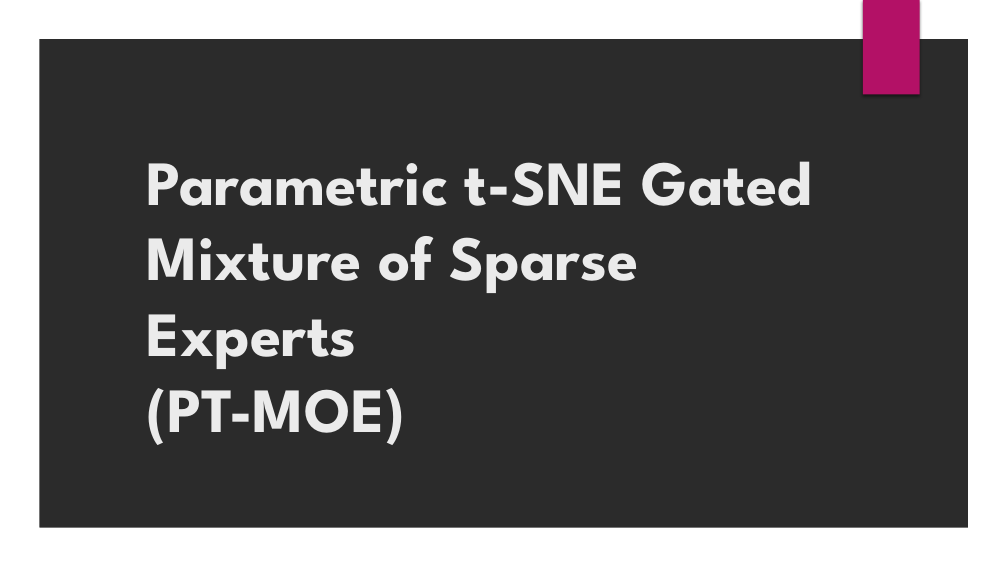
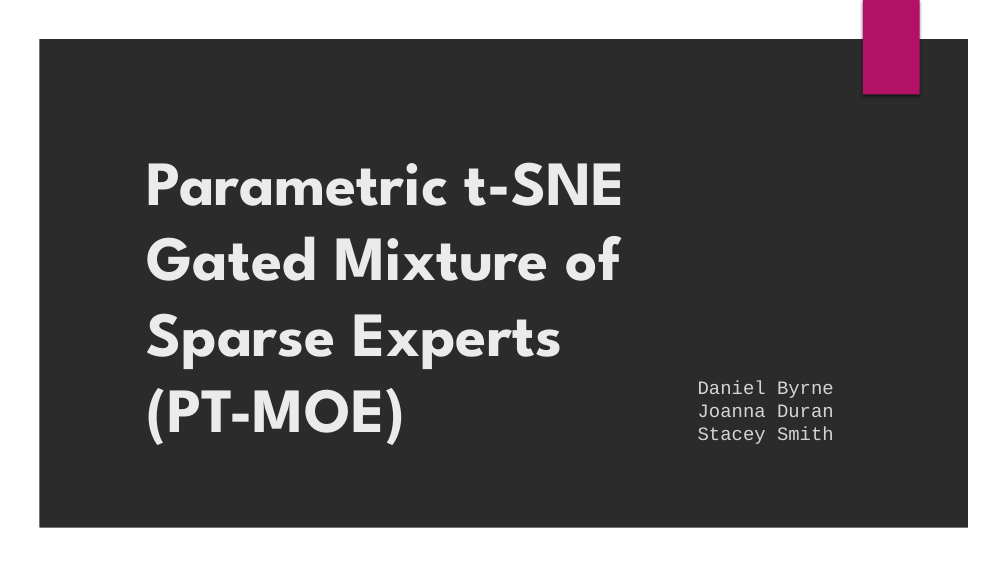
Before and after one commit to realdanielbyrne/tsneGatedMoE, a slide deck: slide 1 of PT-SNE Gated Mixture of Sparse Experts (PT-MoE).pptx. Drawn at 1008x567 pixels with LibreOffice and Linux fonts; fonts in the diff are those of the drawing; background and template pictures are left out; a plain dark background stands for a picture behind light text. Boxes give left, top, right and bottom in pixels: in the first picture for what was removed or moved away, otherwise in the second. Text is boxed around its words. In the diff, an @@ line names an element or a change of style, - is before the commit and + after.

```diff
--- a/PT-SNE Gated Mixture of Sparse Experts (PT-MoE).pptx
+++ b/PT-SNE Gated Mixture of Sparse Experts (PT-MoE).pptx
@@ title "Parametric t-SNE Gated Mixture of ..." rewrapped from <box>147,161,813,445</box> to <box>147,162,625,445</box> @@
@@ text added at <box>698,381,834,444</box>, 18 pt, text #D4D4D4 @@
+Daniel Byrne
+Joanna Duran
+Stacey Smith
```
Also in this commit, not shown: 6 other slides changed, 2 slides added, 3 slides removed, 38 other files.
